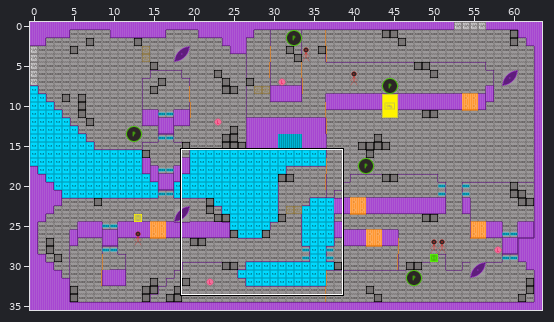
Level history. Tiled map (JSON): assets/data/level1_greyboxing.tmj. The picture above shows the old version from afar; the outline marks the close-up.
Close-up. First the earlier version:
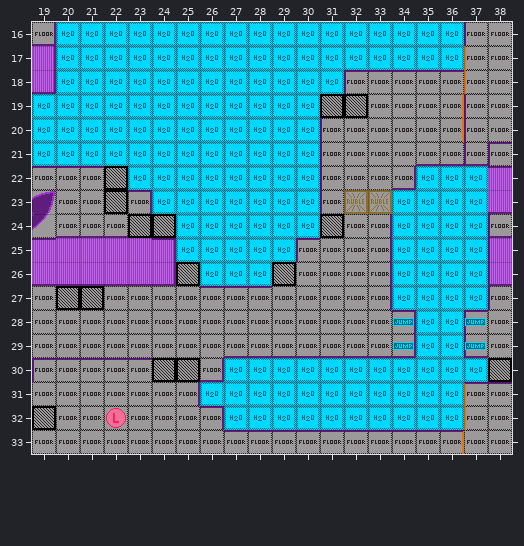
Cells are 24x24 px. Shown: x 19..38, y 16..33. The commit also changed other parts of the map, which this record leaves out.
Once edited:
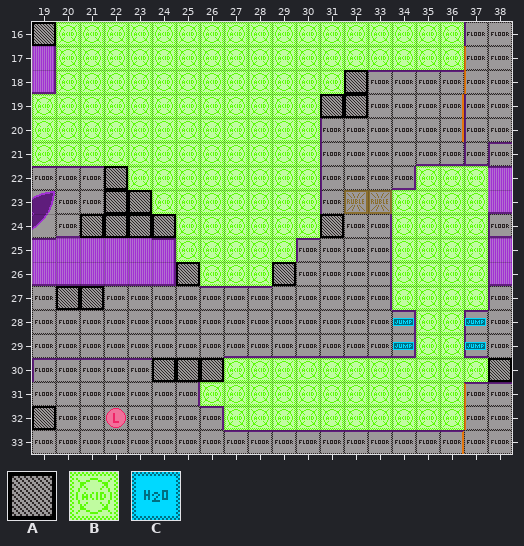
Key: from "hive_DESI_GreyboxingTileset_23": A 7, B 27, C 44.
_ is an empty cell.
The exact change:
Layer "Background 1":
y 16..17: x 20..36 CCCCCCCCCCCCCCCCC -> BBBBBBBBBBBBBBBBB
y 18: x 20..31 CCCCCCCCCCCC -> BBBBBBBBBBBB
y 19..21: x 19..30 CCCCCCCCCCCC -> BBBBBBBBBBBB
y 22: x 23..30 CCCCCCCC -> BBBBBBBB; x 35..37 CCC -> BBB
y 23: x 24..30 CCCCCCC -> BBBBBBB; x 34..37 CCCC -> BBBB
y 24: x 25..30 CCCCCC -> BBBBBB; x 34..37 CCCC -> BBBB
y 25: x 25..29 CCCCC -> BBBBB; x 34..37 CCCC -> BBBB
y 26: x 26..28 CCC -> BBB; x 34..37 CCCC -> BBBB
y 27: x 34..37 CCCC -> BBBB
y 28..29: x 35..36 CC -> BB
y 30: x 27..37 CCCCCCCCCCC -> BBBBBBBBBBB
y 31: x 26..36 CCCCCCCCCCC -> BBBBBBBBBBB
y 32: x 27..36 CCCCCCCCCC -> BBBBBBBBBB
Layer "Non-Interactables 1":
y 18: x 32 _ -> A
y 30: x 26 _ -> A
Layer "Non-Interactables 2":
y 16: x 19 _ -> A
y 23: x 23 _ -> A
y 24: x 21..22 __ -> AA
